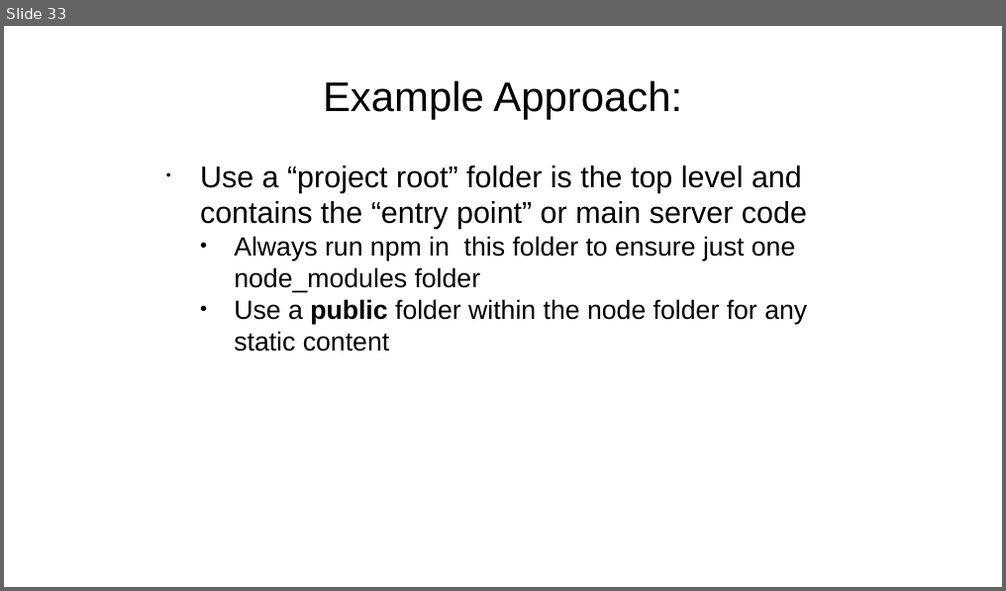
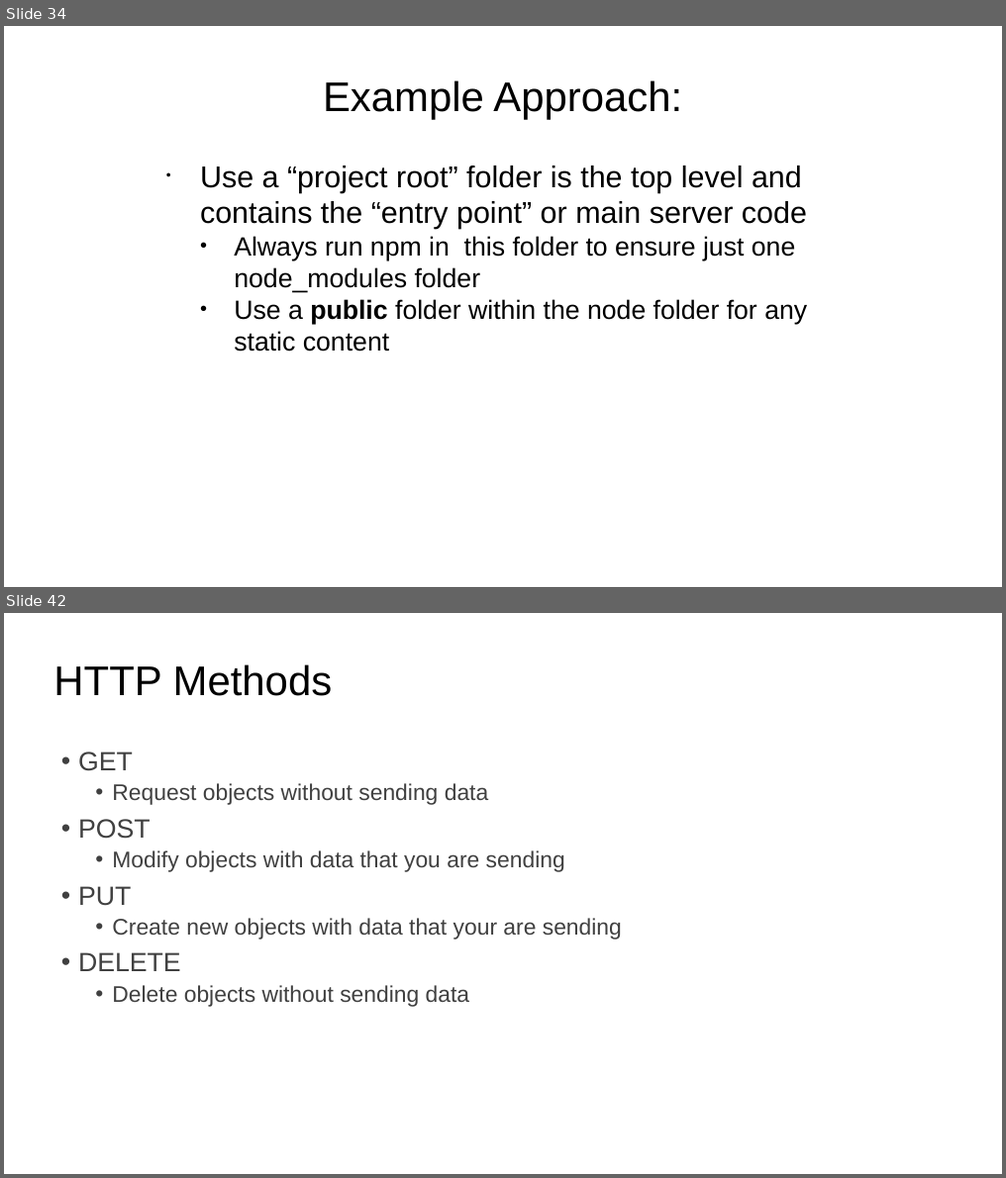
Before and after one commit to diarmuidoconnor/wad2, a slide deck: topic07/talk-1/node-2019.pptx. Shown one above the other, each under a label of ours: slide 33 before the commit, slides 34 and 42 after it; the slides between them are not shown. The pictures are 1006x591 and 1006x1178 pixels, drawn with LibreOffice and Linux fonts; fonts in the diff are those of the drawing. Boxes give left, top, right and bottom in pixels: in the first picture for what was removed or moved away, otherwise in the second. Text is boxed around its words. In the diff, an @@ line names an element or a change of style, - is before the commit and + after.

```diff
--- a/topic07/talk-1/node-2019.pptx
+++ b/topic07/talk-1/node-2019.pptx
@@ slide 42 added at box(4, 613, 1002, 1174), background #FFFFFF @@
@@ title added at box(54, 664, 333, 696), 44 pt, text #000000 @@
+HTTP Methods
@@ text added at box(78, 752, 622, 1007), 24 pt, text #404040 @@
+• GET
+  • Request objects without sending data
+• POST
+  • Modify objects with data that you are sending
+• PUT
+  • Create new objects with data that your are sending
+• DELETE
+  • Delete objects without sending data
@@ what was slide 33 is now slide 34 @@
```
Also in this commit, not shown: 4 slides changed, 20 other slides added, 19 other files.
